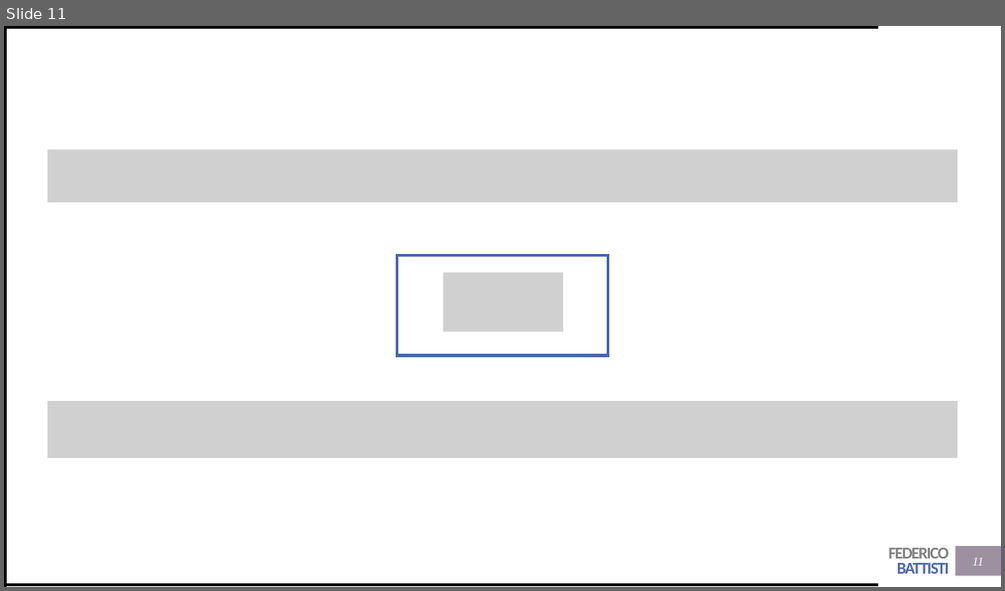
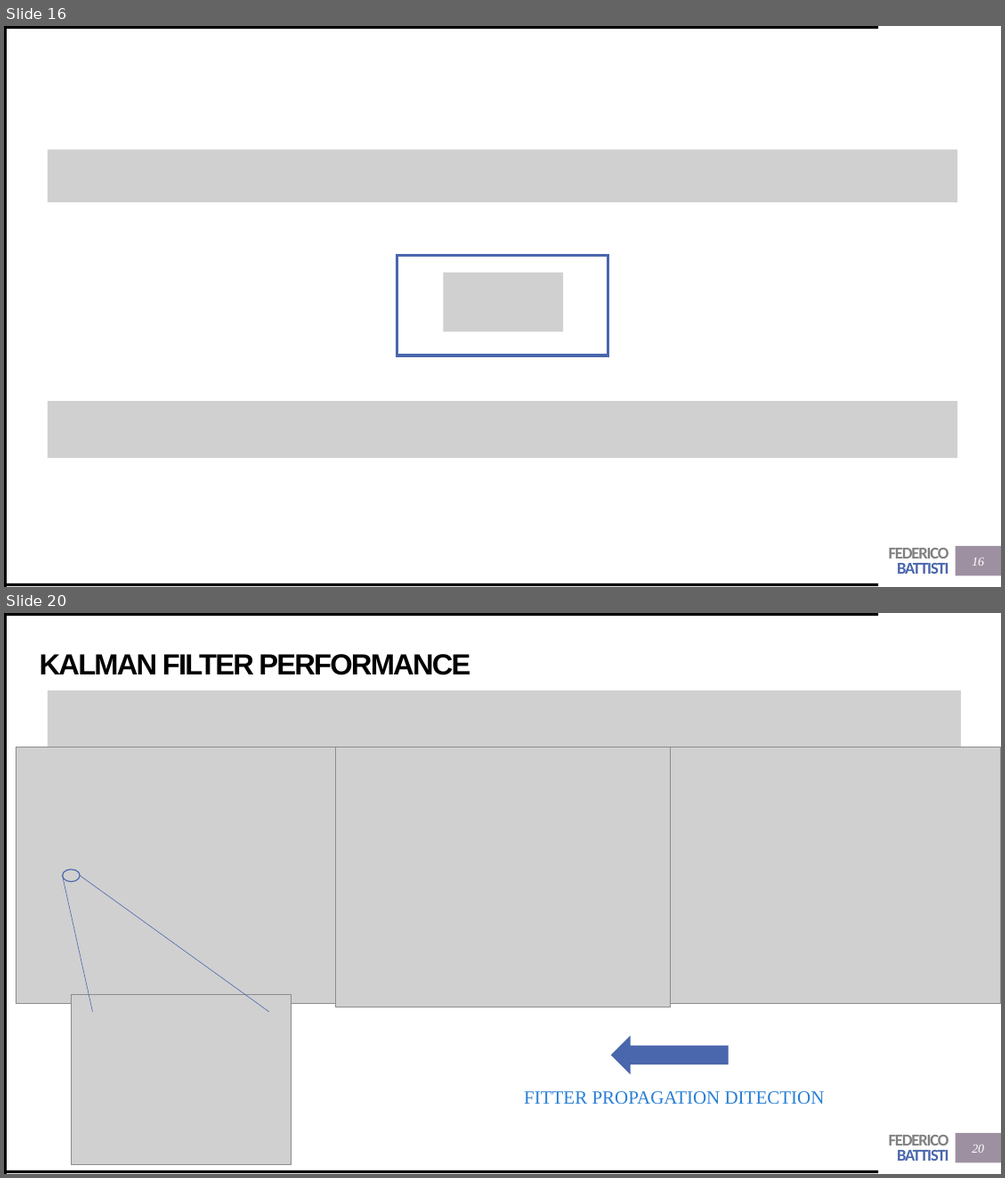
Before and after one commit to Trenchcoat95/OxfordCode, a slide deck: Presentations/Kalman Filter.pptx. Shown one above the other, each under a label of ours: slide 11 before the commit, slides 16 and 20 after it; the slides between them are not shown. The pictures are 1005x591 and 1005x1178 pixels, drawn with LibreOffice and Linux fonts; fonts in the diff are those of the drawing; grey boxes stand for pictures. Boxes give left, top, right and bottom in pixels: in the first picture for what was removed or moved away, otherwise in the second. Text is boxed around its words. In the diff, an @@ line names an element or a change of style, - is before the commit and + after.

Commit message:
new kalman presentation and toy montecarlo

```diff
--- a/Presentations/Kalman Filter.pptx
+++ b/Presentations/Kalman Filter.pptx
@@ slide 20 added at (4,613,1001,1174), background #FFFFFF; not listed: 5 template elements that a slide beside it also shows @@
@@ title added at (40,654,470,675), 28 pt, text #000000, bold @@
+KALMAN FILTER PERFORMANCE
@@ picture added at (48,690,961,747) @@
@@ picture added at (16,747,347,1004) @@
@@ picture added at (336,747,671,1006) @@
@@ picture added at (671,747,1001,1004) @@
@@ ellipse added at (63,869,80,882), outline #4A66AC 1 pt @@
@@ line added from (63, 876) to (92, 1012), #4A66AC 0.5 pt @@
@@ line added from (80, 876) to (268, 1012), #4A66AC 0.5 pt @@
@@ picture added at (72,995,291,1165) @@
@@ right arrow added at (612,1037,728,1074), fill #4A66AC, outline #4A66AC 1 pt @@
@@ text added at (524,1091,825,1104), 18 pt, text #297FD5 @@
+FITTER PROPAGATION DITECTION
@@ page number added at (971,1144,984,1152), 12 pt, text #FFFFFF, italic @@
+20
@@ what was slide 11 is now slide 16 @@
@@ page number at (971,557,984,565): text changed @@
-11
+16
```
Also in this commit, not shown: 12 slides changed, 16 other slides added, 55 other files.
